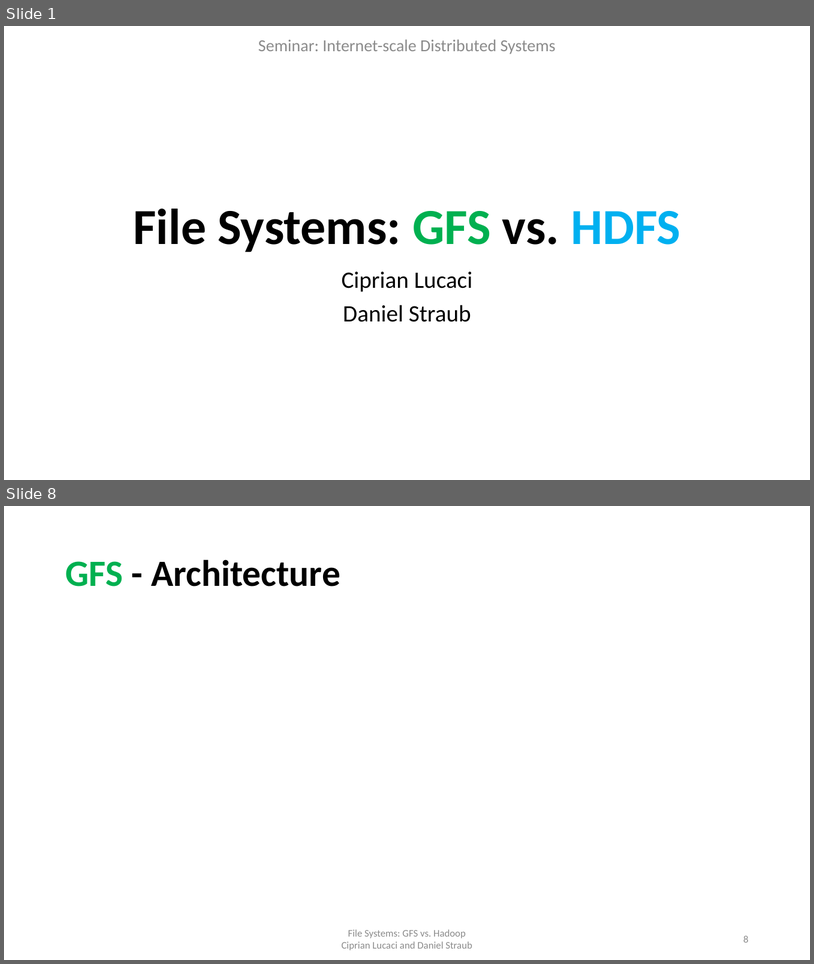
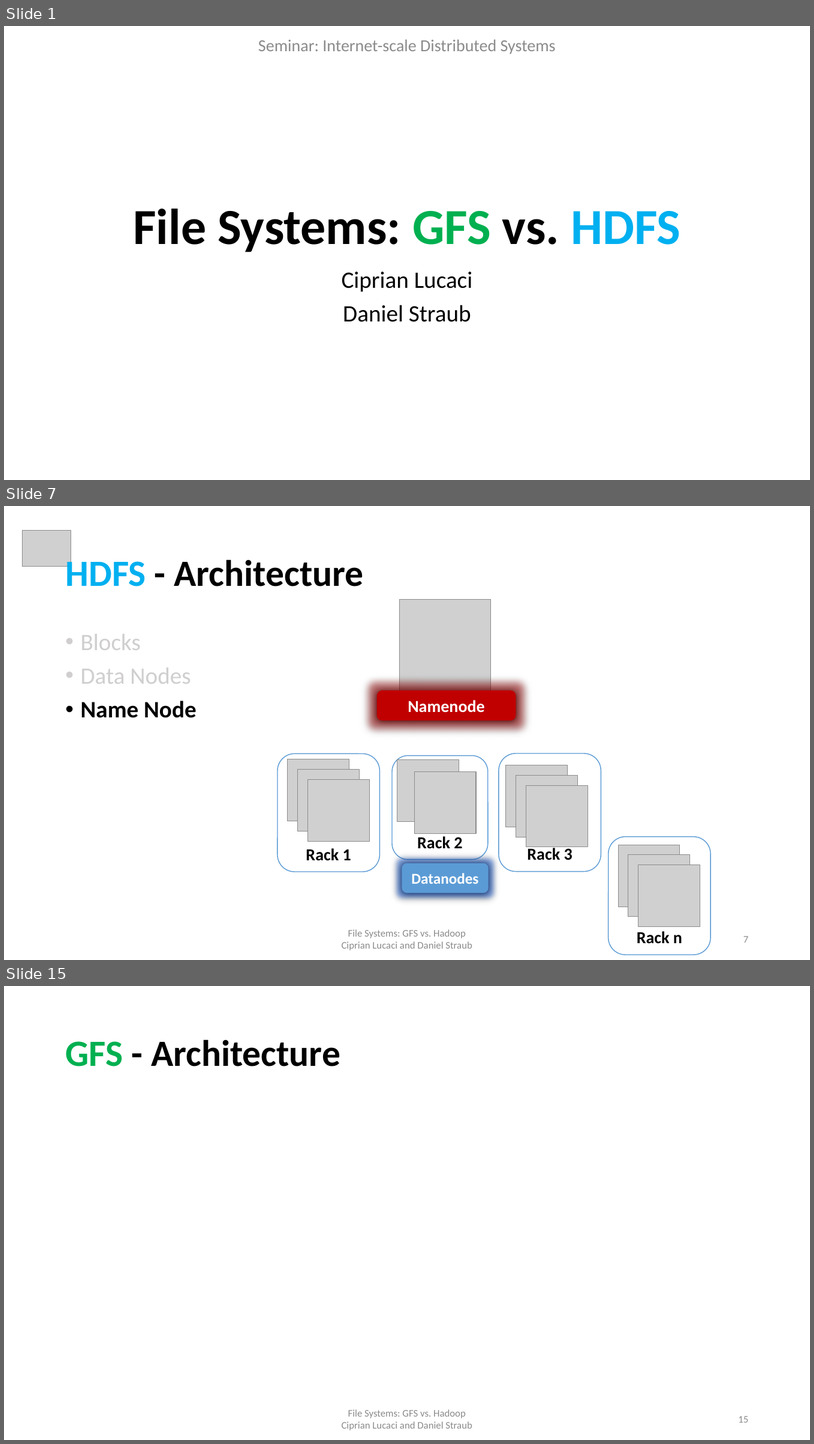
Before and after one commit to cipri7329/ss15-seminar, a slide deck: Presentation/DistributedFileSystems_Cipri.pptx. Shown one above the other, each under a label of ours: slides 1 and 8 before the commit, slides 1, 7 and 15 after it; the slides between them are not shown. The pictures are 814x964 and 814x1444 pixels, drawn with LibreOffice and Linux fonts; fonts in the diff are those of the drawing; grey boxes stand for pictures; background and template pictures are left out. Boxes give left, top, right and bottom in pixels: in the first picture for what was removed or moved away, otherwise in the second. Text is boxed around its words. In the diff, an @@ line names an element or a change of style, - is before the commit and + after.

Commit message:
presentation cipri

```diff
--- a/Presentation/DistributedFileSystems_Cipri.pptx
+++ b/Presentation/DistributedFileSystems_Cipri.pptx
@@ slide 7 added at <box>4,506,810,960</box>, background #FFFFFF @@
@@ picture added at <box>22,530,71,567</box> @@
@@ title added at <box>65,555,364,586</box>, 44 pt, text #000000, bold @@
+HDFS - Architecture
@@ picture added at <box>400,600,491,691</box> @@
@@ text added at <box>81,634,197,718</box>, 28 pt, text #D0CECE @@
+• Blocks
+• Data Nodes
+• Name Node
@@ rounded rectangle added at <box>377,691,516,720</box>, fill #C00000, 20 pt, text #FFFFFF, bold @@
+Namenode
@@ rounded rectangle added at <box>278,753,380,871</box>, fill #FFFFFF, outline #5B9BD5 1 pt, 20 pt, text #000000, bold @@
+Rack 1
@@ rounded rectangle added at <box>392,755,489,859</box>, fill #FFFFFF, outline #5B9BD5 1 pt, 20 pt, text #000000, bold @@
+Rack 2
@@ rounded rectangle added at <box>499,753,601,871</box>, fill #FFFFFF, outline #5B9BD5 1 pt, 20 pt, text #000000, bold @@
+Rack 3
@@ picture added at <box>288,759,350,820</box> @@
@@ picture added at <box>298,769,360,831</box> @@
@@ picture added at <box>398,759,459,821</box> @@
@@ picture added at <box>415,772,476,833</box> @@
@@ picture added at <box>506,765,568,826</box> @@
@@ picture added at <box>516,775,578,837</box> @@
@@ picture added at <box>308,780,369,841</box> @@
@@ picture added at <box>526,785,588,847</box> @@
@@ rounded rectangle added at <box>609,837,711,954</box>, fill #FFFFFF, outline #5B9BD5 1 pt, 20 pt, text #000000, bold @@
+Rack n
@@ picture added at <box>618,845,680,906</box> @@
@@ rounded rectangle added at <box>402,863,489,892</box>, fill #5B9BD5, 18 pt, text #FFFFFF, bold @@
+Datanodes
@@ picture added at <box>629,855,690,916</box> @@
@@ picture added at <box>639,865,700,927</box> @@
@@ text added at <box>342,929,472,950</box>, 12 pt, text #8C8C8C @@
+File Systems: GFS vs. Hadoop
+Ciprian Lucaci and Daniel Straub
@@ page number added at <box>744,936,749,942</box>, 12 pt, text #8C8C8C @@
+7
@@ what was slide 8 is now slide 15 @@
@@ page number at <box>738,1416,749,1422</box>: text changed @@
-8
+15
```
Also in this commit, not shown: 9 slides changed, 6 other slides added, 2 other files.
